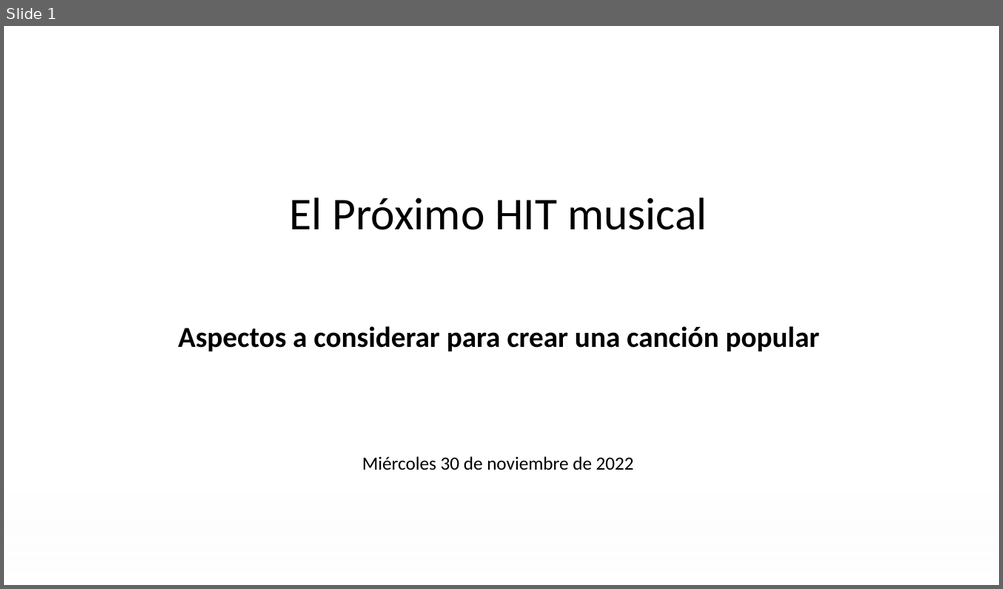
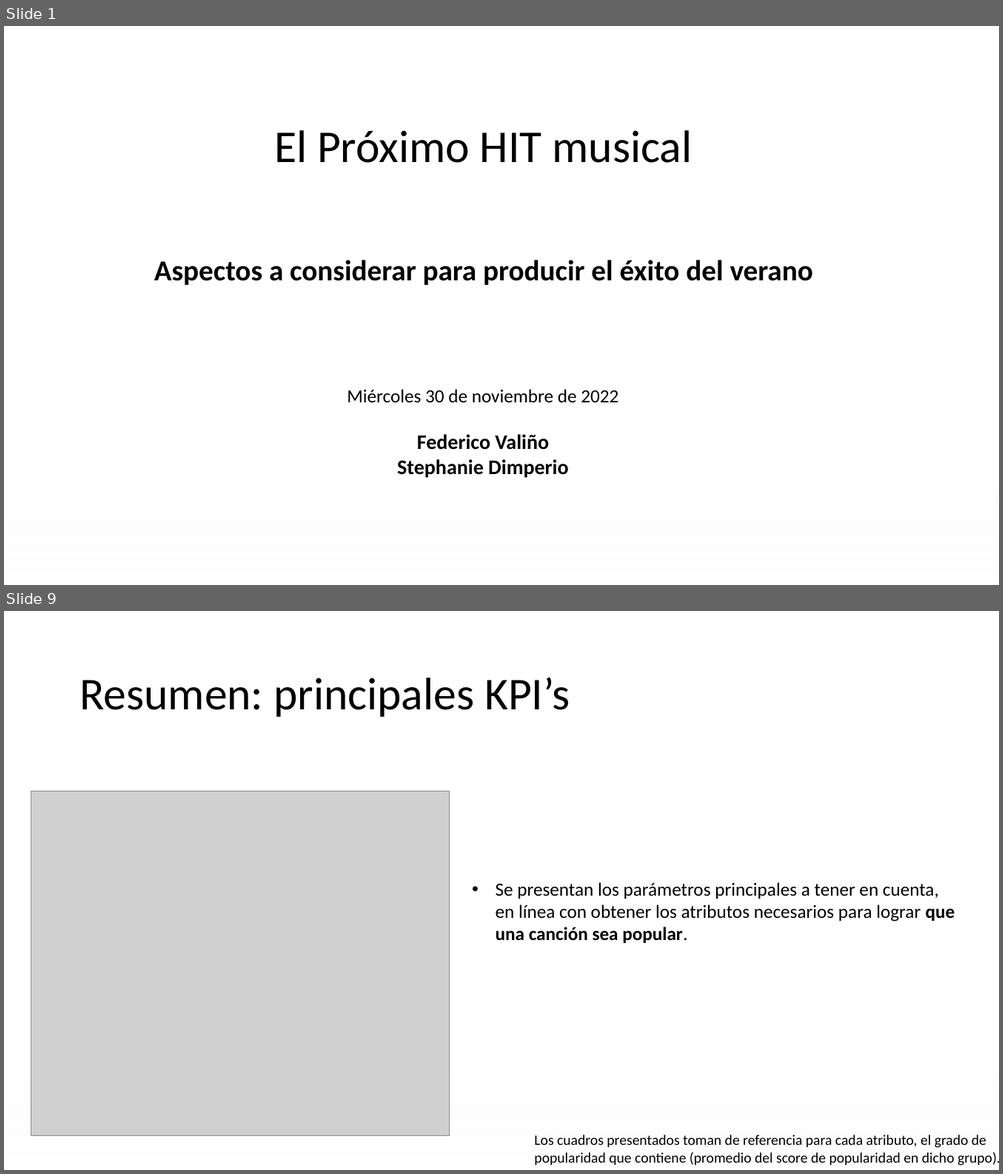
Before and after one commit to federicovalino/Summer_Song_BI, a slide deck: visualization/PresentaciónObligatorio.pptx. Shown one above the other, each under a label of ours: slide 1 before the commit, slides 1 and 9 after it; the slides between them are not shown. The pictures are 1003x589 and 1003x1174 pixels, drawn with LibreOffice and Linux fonts; fonts in the diff are those of the drawing; grey boxes stand for pictures; background and template pictures are left out. Boxes give left, top, right and bottom in pixels: in the first picture for what was removed or moved away, otherwise in the second. Text is boxed around its words. In the diff, an @@ line names an element or a change of style, - is before the commit and + after.

```diff
--- a/visualization/PresentaciónObligatorio.pptx
+++ b/visualization/PresentaciónObligatorio.pptx
@@ slide 9 added at [4, 611, 999, 1170], background picture (left out); not listed: 1 template element that a slide beside it also shows @@
@@ title added at [79, 678, 569, 717], 44 pt, text #000000 @@
+Resumen: principales KPI’s
@@ picture added at [31, 792, 449, 1136] @@
@@ text added at [495, 883, 955, 943], 18 pt, text #000000 @@
+• Se presentan los parámetros principales a tener en cuenta, en línea con obtener los atributos necesarios para lograr que una canción sea popular.
@@ text added at [534, 1135, 999, 1166], 14 pt, text #000000 @@
+Los cuadros presentados toman de referencia para cada atributo, el grado de popularidad que contiene (promedio del score de popularidad en dicho grupo).
@@ slide 1 changed as well @@
@@ text "El Próximo HIT musical": place and size @@
-text "El Próximo HIT musical" at [289, 198, 707, 230]
+text "El Próximo HIT musical" at [274, 130, 692, 163]
@@ text at [154, 260, 813, 285]: text changed @@
-Aspectos a considerar para crear una canción popular
+Aspectos a considerar para producir el éxito del verano
@@ text at [347, 389, 618, 478]: text changed; size 18 to 20 pt; bold on @@
-Miércoles 30 de noviembre de 2022
+Miércoles 30 de noviembre de 2022
+Federico Valiño
+Stephanie Dimperio
```
Also in this commit, not shown: 9 other slides added, 17 slides removed.
